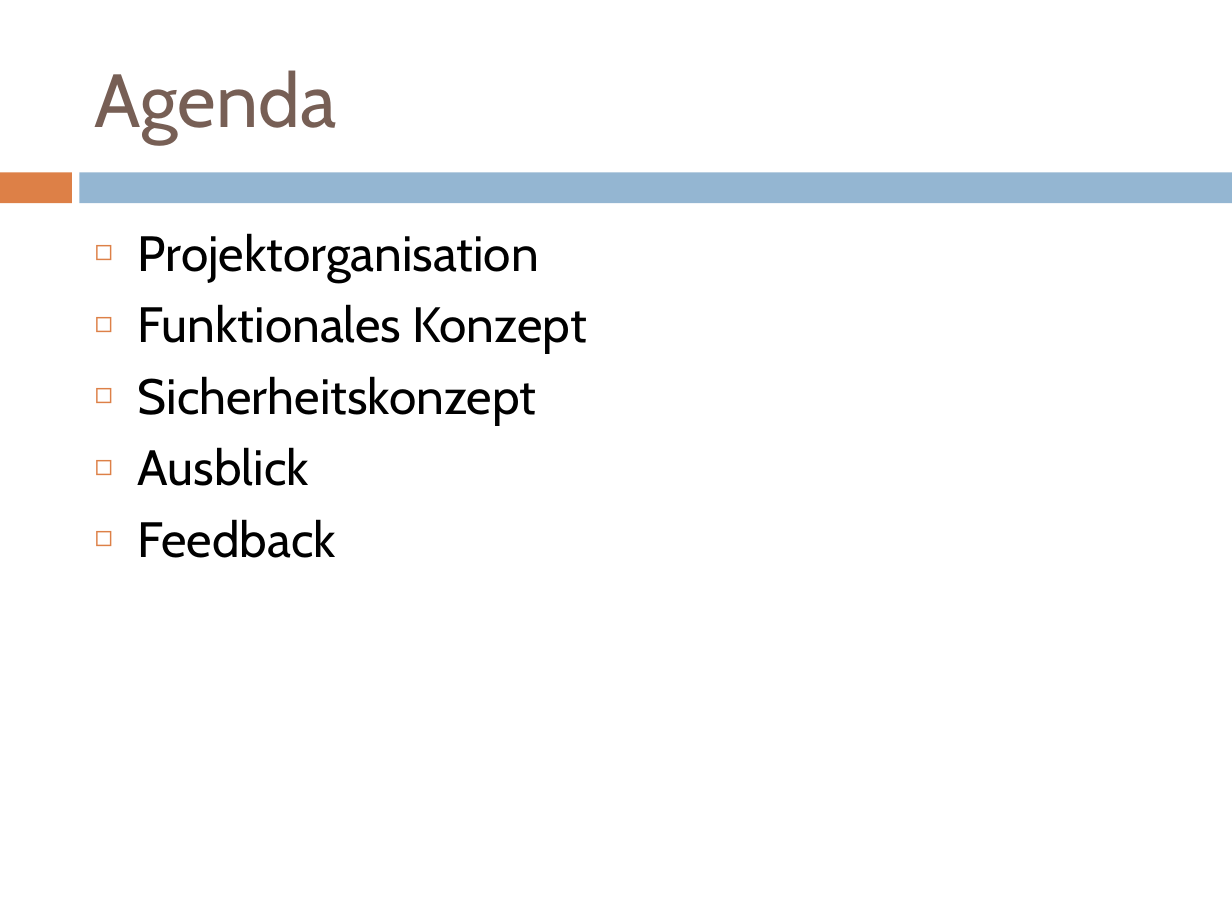
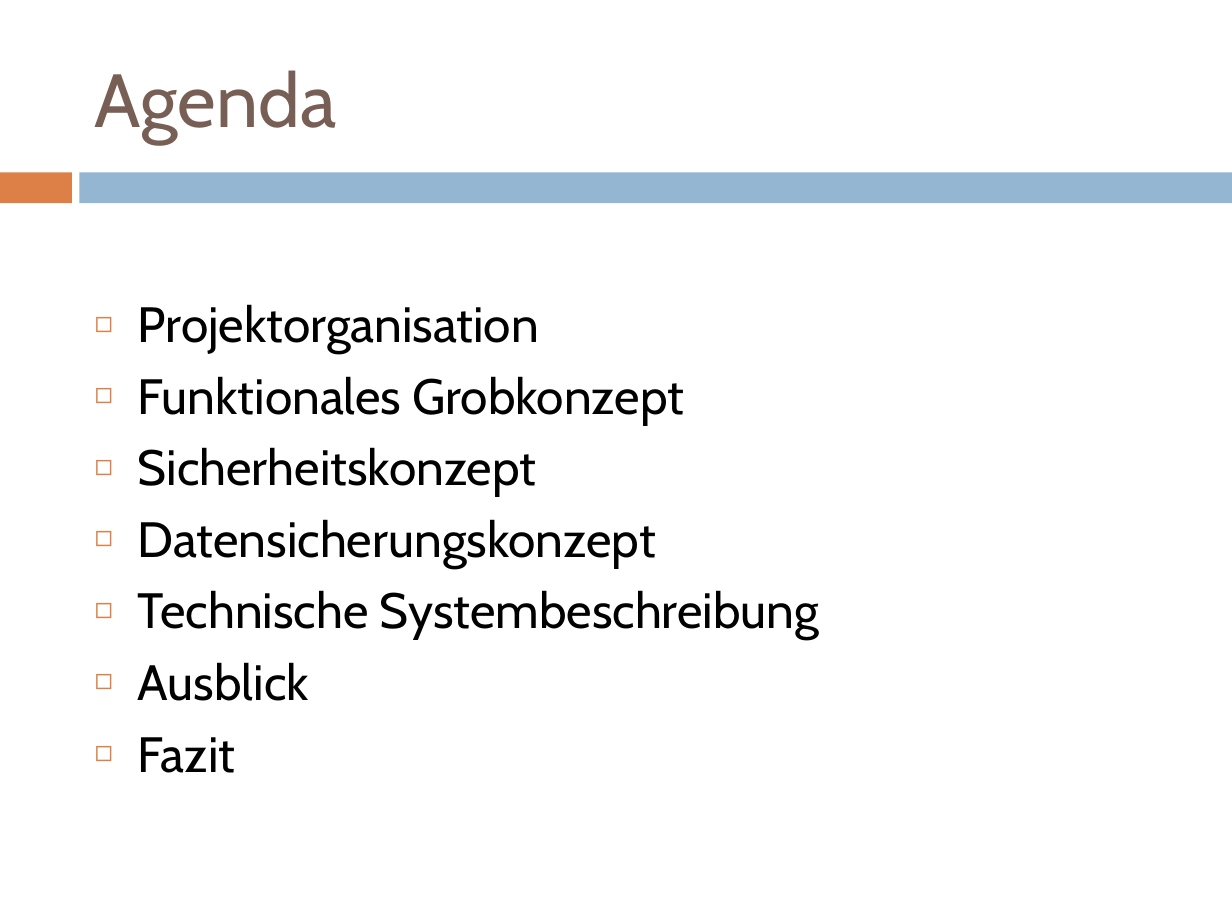
Before and after one commit to mvw/Wilddiebe10, a slide deck: slide 2 of keynote/praesentation.pptx. Drawn at 1232x924 pixels with LibreOffice and Linux fonts; fonts in the diff are those of the drawing. Boxes give left, top, right and bottom in pixels: in the first picture for what was removed or moved away, otherwise in the second. Text is boxed around its words. In the diff, an @@ line names an element or a change of style, - is before the commit and + after.

```diff
--- a/keynote/praesentation.pptx
+++ b/keynote/praesentation.pptx
@@ text at (138, 376, 684, 424): text changed @@
-◻ Funktionales Konzept
+◻ Funktionales Grobkonzept
@@ text at (138, 519, 819, 639): paragraphs added @@
+◻ Datensicherungskonzept
+◻ Technische Systembeschreibung
@@ text at (138, 737, 236, 773): text changed @@
-◻ Feedback
+◻ Fazit
```
Also in this commit, not shown: 6 other slides changed, 15 slides added, 1 slide removed, 1 other file.
